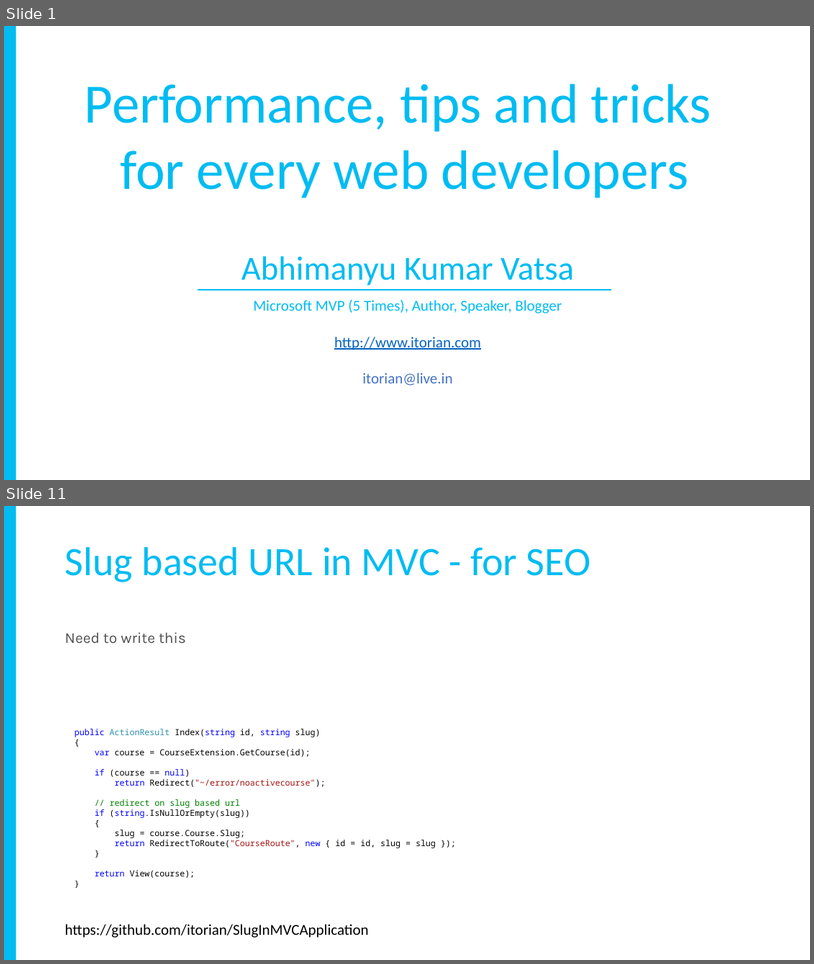
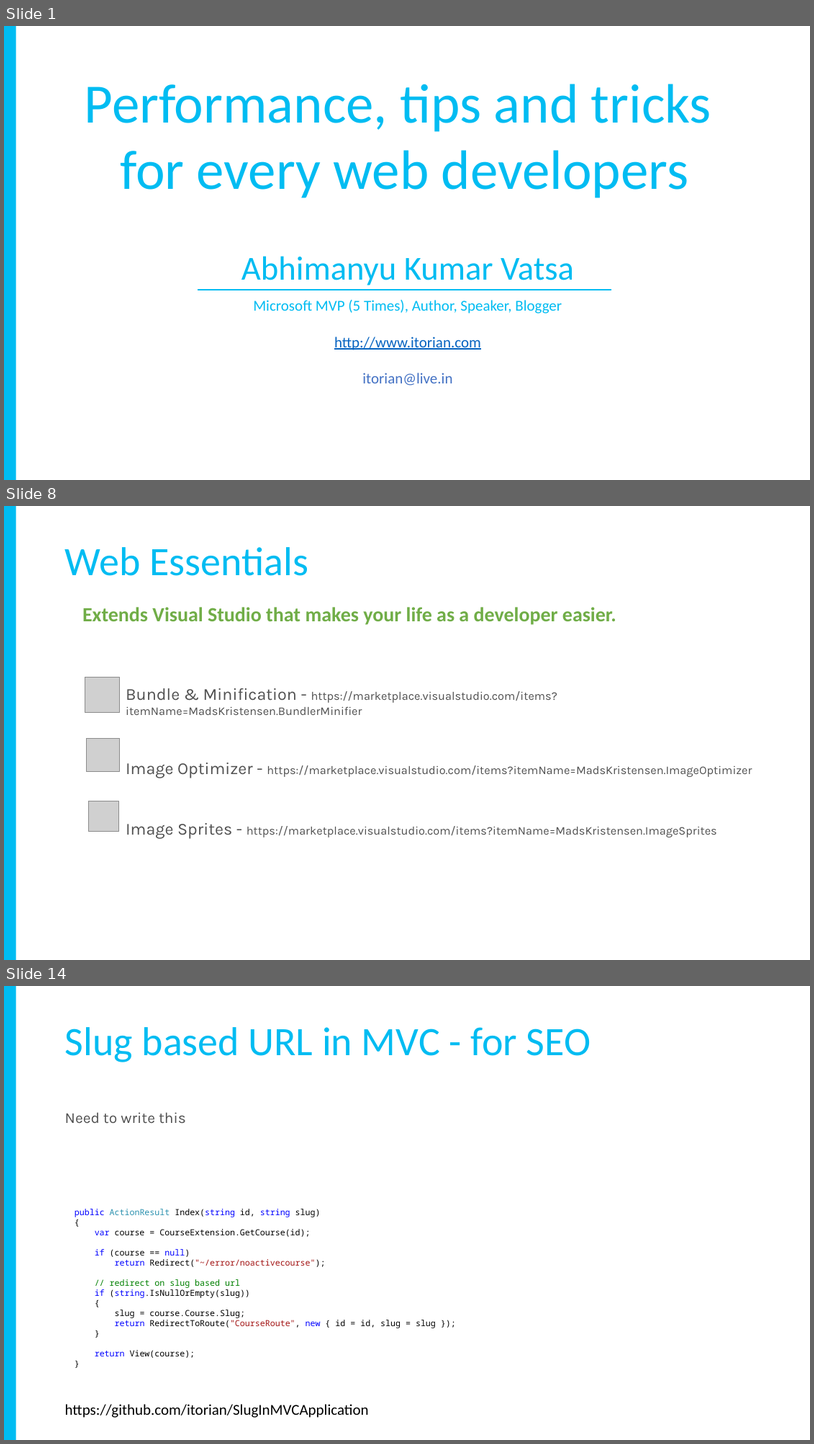
Before and after one commit to yadavavijay/tips-tricks, a slide deck: EmptyProject/Slides.pptx. Shown one above the other, each under a label of ours: slides 1 and 11 before the commit, slides 1, 8 and 14 after it; the slides between them are not shown. The pictures are 814x964 and 814x1444 pixels, drawn with LibreOffice and Linux fonts; fonts in the diff are those of the drawing; grey boxes stand for pictures. Boxes give left, top, right and bottom in pixels: in the first picture for what was removed or moved away, otherwise in the second. Text is boxed around its words. In the diff, an @@ line names an element or a change of style, - is before the commit and + after.

```diff
--- a/EmptyProject/Slides.pptx
+++ b/EmptyProject/Slides.pptx
@@ slide 8 added at [4, 506, 810, 960], background #FFFFFF @@
@@ rectangle added at [4, 506, 16, 960], fill #00BCF2 @@
@@ text added at [65, 547, 309, 576], 48 pt, text #00BCF2 @@
+Web Essentials
@@ text added at [82, 607, 617, 625], 24 pt, text #70AD47, bold @@
+Extends Visual Studio that makes your life as a developer easier.
@@ picture added at [85, 677, 120, 713] @@
@@ text added at [126, 688, 752, 839], 14 pt, text #505050 @@
+Bundle & Minification - https://marketplace.visualstudio.com/items?itemName=MadsKristensen.BundlerMinifier
+Image Optimizer - https://marketplace.visualstudio.com/items?itemName=MadsKristensen.ImageOptimizer
+Image Sprites - https://marketplace.visualstudio.com/items?itemName=MadsKristensen.ImageSprites
@@ picture added at [87, 739, 120, 772] @@
@@ picture added at [88, 800, 118, 831] @@
@@ what was slide 11 is now slide 14 @@
```
Also in this commit, not shown: 8 slides changed, 3 other slides added, 1 slide removed.
